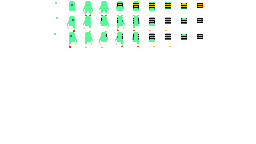
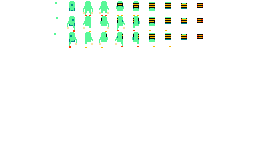
Revision of a layered 256 × 144 image; what changed, layer by layer:
painted on "body" over bbox(69, 8, 75, 42)
